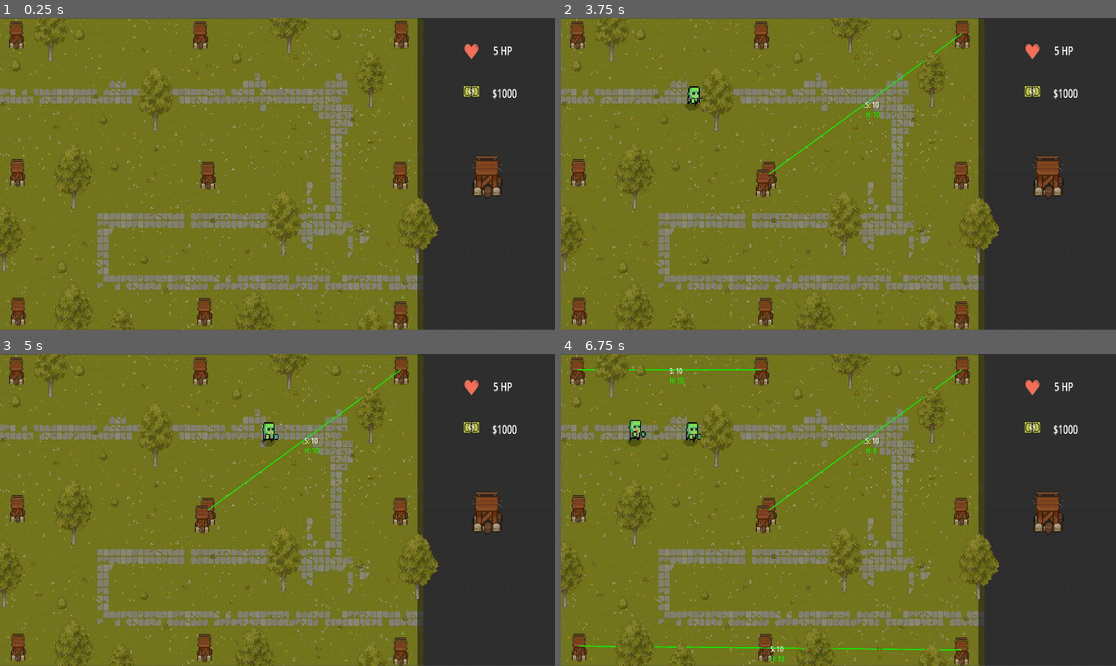
Above: before the commit, frames 1-4 (two rows, left to right).
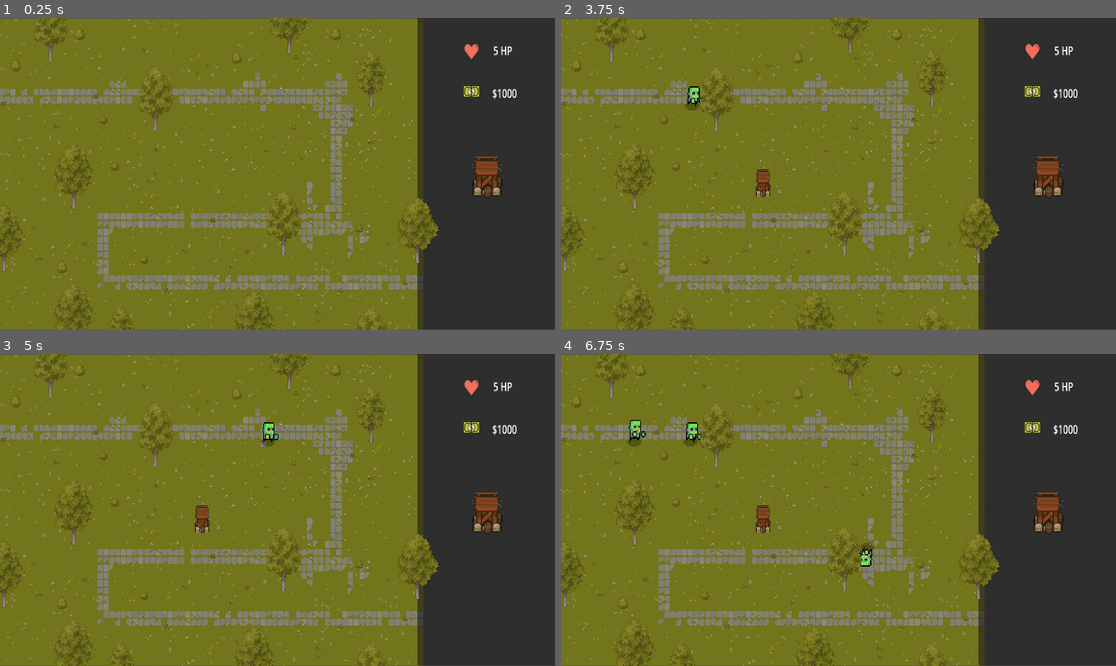
Above: after the commit, the same moments.

Repository: bmachado18/tangle-defence
Game: Godot game, scene res://scenes/game.tscn
The game is run twice, just before and just after one commit, with the same random seed, the same clock (stepped at 60 frames per second) and the same inputs.
Inputs (mouse positions are in pixels of both pictures, inside the frame that each line leads up to):
- Up to frame 1 (0.25 s): no input
- Up to frame 2 (3.75 s): click (1049, 174) at 0.5 s; click (1049, 174) at 1.25 s; click (1049, 174) at 2 s; move the mouse to (766, 174) at 2.77 s; click (766, 174) at 2.92 s; move the mouse to (960, 33) at 3.52 s; click (960, 33) at 3.67 s
- Up to frame 3 (5 s): move the mouse to (399, 650) at 4.27 s; click (399, 650) at 4.42 s
- Up to frame 4 (6.75 s): move the mouse to (577, 647) at 5.02 s; click (577, 647) at 5.17 s; move the mouse to (577, 369) at 5.77 s; click (577, 369) at 5.92 s; move the mouse to (760, 369) at 6.52 s; click (760, 369) at 6.67 s

The runs differ from the first frame. In frame 1, 1.9% of the frame differs, in the area x 1-74%, y 0-100%; in frame 2, 2.0%; in frame 3, 2.0%; in frame 4, 2.5%.

Commit message:
finished tower placement

Diff:
--- a/scenes/game.tscn
+++ b/scenes/game.tscn
@@ -1,6 +1,5 @@
-[gd_scene load_steps=18 format=4 uid="uid://ditj46pxkyj44"]
-
-[ext_resource type="PackedScene" uid="uid://dsfrokpsfah4x" path="res://scenes/node.tscn" id="1_uwrxv"]
+[gd_scene load_steps=17 format=4 uid="uid://ditj46pxkyj44"]
+
 [ext_resource type="Script" uid="uid://ciqfp2oxnujm1" path="res://scripts/main.gd" id="1_yqjtg"]
 [ext_resource type="PackedScene" uid="uid://di85kihjou8as" path="res://scenes/Enemy.tscn" id="2_lnu2h"]
 [ext_resource type="Texture2D" uid="uid://cyb6uofkwaf" path="res://assets/ui/TowerButton.png" id="2_vtaks"]
@@ -899,32 +898,6 @@
 [node name="Nodes" type="Node2D" parent="."]
 z_index = 2
 
-[node name="Node" parent="Nodes" instance=ExtResource("1_uwrxv")]
-
-[node name="Node2" parent="Nodes" instance=ExtResource("1_uwrxv")]
-position = Vector2(531, -290)
-
-[node name="Node3" parent="Nodes" instance=ExtResource("1_uwrxv")]
-position = Vector2(529, 288)
-
-[node name="Node4" parent="Nodes" instance=ExtResource("1_uwrxv")]
-position = Vector2(-522, 280)
-
-[node name="Node5" parent="Nodes" instance=ExtResource("1_uwrxv")]
-position = Vector2(-526, -289)
-
-[node name="Node6" parent="Nodes" instance=ExtResource("1_uwrxv")]
-position = Vector2(-21, -289)
-
-[node name="Node7" parent="Nodes" instance=ExtResource("1_uwrxv")]
-position = Vector2(-10, 281)
-
-[node name="Node8" parent="Nodes" instance=ExtResource("1_uwrxv")]
-position = Vector2(-524, -6)
-
-[node name="Node9" parent="Nodes" instance=ExtResource("1_uwrxv")]
-position = Vector2(528, 0)
-
 [node name="TileMapLayers" type="Node2D" parent="."]
 
 [node name="Ground" type="TileMapLayer" parent="TileMapLayers"]
--- a/scenes/node.tscn
+++ b/scenes/node.tscn
@@ -20,7 +20,6 @@
 region_enabled = true
 region_rect = Rect2(104, 8, 32, 48)
 script = ExtResource("3_76phl")
-rect = Rect2(0, 0, 32, 32)
 
 [node name="CollisionShape2D" type="CollisionShape2D" parent="Area2D"]
 scale = Vector2(5, 5)
--- a/scripts/Edge.gd
+++ b/scripts/Edge.gd
@@ -5,8 +5,6 @@
 var cross_count = 0
 var strength = 0
 var health = 0
-
-signal edge_break
 
 @onready var strength_label = $StrengthLabel
 @onready var health_label = $HealthLabel
@@ -76,7 +74,3 @@
 			color,
 			2.0
 		)
-
-
-func _on_edge_break() -> void:
-	emit_signal("edge_break", self)
--- a/scripts/Enemy.gd
+++ b/scripts/Enemy.gd
@@ -1,6 +1,7 @@
 extends PathFollow2D
 
 signal enemy_despawn
+signal edge_destroyed
 
 var base_speed := 0.1
 var current_speed := base_speed
@@ -9,6 +10,7 @@
 
 var attack_cooldown := 0.5
 var time_since_last_attack := 0.0
+
 
 @onready var sprite = $AnimatedSprite2D
 
@@ -63,7 +65,8 @@
 
 	if edge.health <= 0:
 		print("Edge destroyed")
-
+		edge_destroyed.emit(edge)
+		await get_tree().process_frame
 		edge.queue_free()
 
 		if is_instance_valid(edge):
--- a/scripts/main.gd
+++ b/scripts/main.gd
@@ -33,8 +33,6 @@
 var is_placing_node := false
 
 
-
-
 func _ready():
 	setup_node_connections()
 	setup_wave_system()
@@ -55,18 +53,19 @@
 	wave_timer.start()
 
 func _on_node_selected(node):
-	if selected_node == null:
-		print("Node: %s has been selected" % node.get_parent().name)
-		selected_node = node
-
-	else:
-		if selected_node != node:
-			if not edge_exists(selected_node, node):
-				print("Adding edge between: %s and %s" % [selected_node.get_parent().name, node.get_parent().name])
-				create_edge(selected_node, node)
-			else:
-				print("Edge already exists between %s and %s" % [selected_node.get_parent().name, node.get_parent().name])
-		selected_node = null
+	if not is_placing_node:
+		if selected_node == null:
+			print("Node: %s has been selected" % node.get_parent().name)
+			selected_node = node
+
+		else:
+			if selected_node != node:
+				if not edge_exists(selected_node, node):
+					print("Adding edge between: %s and %s" % [selected_node.get_parent().name, node.get_parent().name])
+					create_edge(selected_node, node)
+				else:
+					print("Edge already exists between %s and %s" % [selected_node.get_parent().name, node.get_parent().name])
+			selected_node = null
 
 func get_edge_key(a, b) -> String:
 	var names = [a.get_parent().name, b.get_parent().name]
@@ -105,10 +104,6 @@
 	for edge in edges:
 		edge.update_strength()
 		edge.update_position()  # Update label position too
-
-func _on_edge_break():
-	print("signal recieved")
-	pass
 
 func do_edges_cross(e1, e2):
 	var a1 = e1.from_node.global_position
@@ -162,6 +157,7 @@
 		# add enemy to the 2D path
 		$Path2D.add_child(enemy)
 		enemy.enemy_despawn.connect(_on_enemy_despawn)
+		enemy.edge_destroyed.connect(_on_edge_destroyed)
 
 
 		current_wave_enemies_spawned += 1
@@ -205,11 +201,13 @@
 func _unhandled_input(event):
 	if is_placing_node and event is InputEventMouseButton and event.button_index == MOUSE_BUTTON_LEFT and event.pressed:
 		var click_pos = $Camera2D.get_global_mouse_position()
+		get_viewport().set_input_as_handled()
 		var grid_pos = Vector2(
 			floor(click_pos.x / grid_size) * grid_size + grid_size / 2,
 			floor(click_pos.y / grid_size) * grid_size + grid_size / 2
 		)
 		place_node(grid_pos)
+		get_viewport().set_input_as_handled()
 
 func place_node(pos: Vector2):
 	var new_node = preload("res://scenes/node.tscn").instantiate()
@@ -217,6 +215,7 @@
 	new_node.position = pos
 
 	$Nodes.add_child(new_node)
+	new_node.get_child(0).connect("node_selected", Callable(self, "_on_node_selected"))
 
 	#reset the button
 	is_placing_node = false
@@ -231,7 +230,16 @@
 	if enemy:
 		enemy.queue_free()  # Optional: if not already freed
 
-
+func _on_edge_destroyed(edge):
+	if edge in edges:
+		edges.erase(edge)
+		var key = get_edge_key(edge.from_node, edge.to_node)
+		edge_pairs.erase(key)
+		edge_count -= 1
+		print("Edge removed from lists:", key)
+
+#func _on_edge_break():
+#	pass
 func _draw():
 	# Get the visible area of the current node (usually the screen size)
 	var rect = get_viewport().get_visible_rect()
